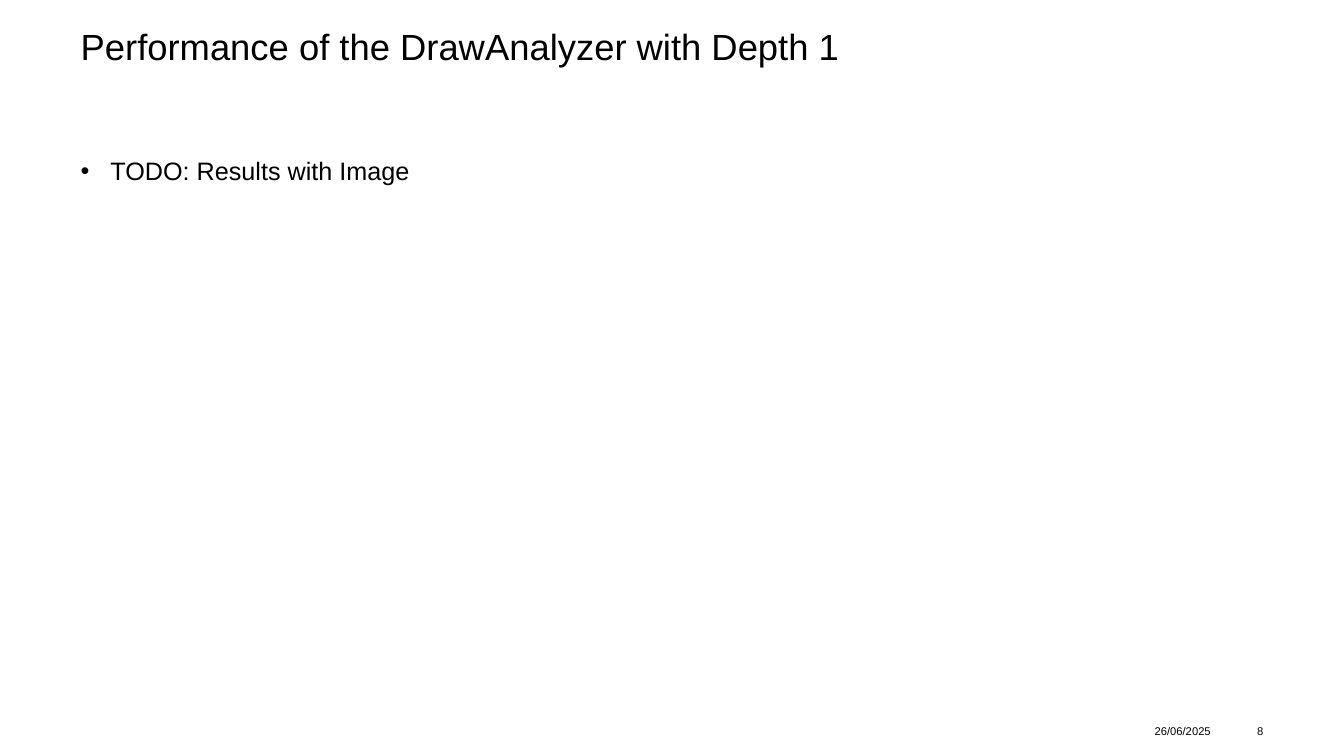
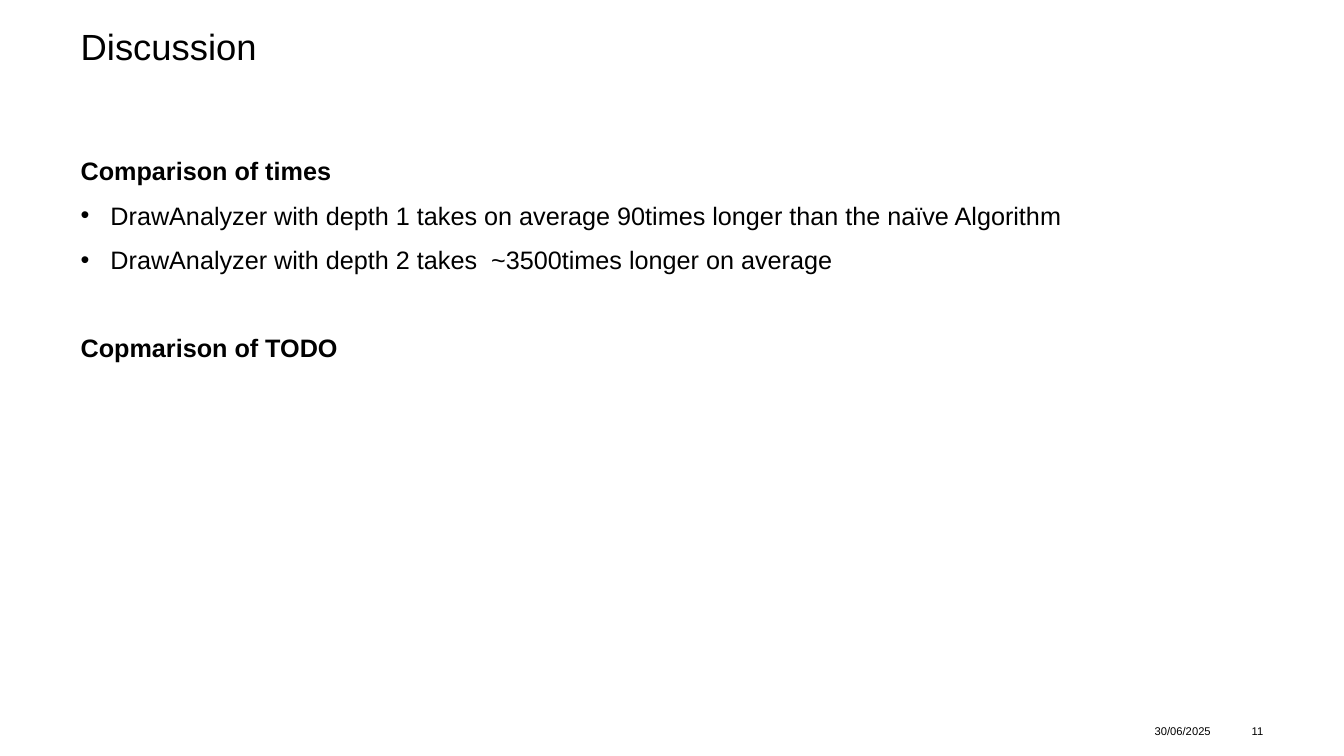
Before and after one commit to adidell01/MahjongOptimization, a slide deck: slide 11 of ProjectPresentation_asadikovic_jlyrer.pptx (slide 8 before the commit). Drawn at 1344x756 pixels with LibreOffice and Linux fonts; fonts in the diff are those of the drawing; background and template pictures are left out. Boxes give left, top, right and bottom in pixels: in the first picture for what was removed or moved away, otherwise in the second. Text is boxed around its words. In the diff, an @@ line names an element or a change of style, - is before the commit and + after.

```diff
--- a/ProjectPresentation_asadikovic_jlyrer.pptx
+++ b/ProjectPresentation_asadikovic_jlyrer.pptx
@@ title at [81,33,257,61]: text changed @@
-Performance of the DrawAnalyzer with Depth 1
+Discussion
@@ text at [81,161,1061,363]: text changed @@
-• TODO: Results with Image
+Comparison of times
+• DrawAnalyzer with depth 1 takes on average 90times longer than the naïve Algorithm
+• DrawAnalyzer with depth 2 takes ~3500times longer on average
+Copmarison of TODO
@@ text at [1155,727,1211,735]: text changed @@
-26/06/2025
+30/06/2025
@@ page number at [1252,727,1264,735]: text changed @@
-8
+11
```
Also in this commit, not shown: 20 other slides changed, 4 slides added, 3 slides removed, 1 other file.
